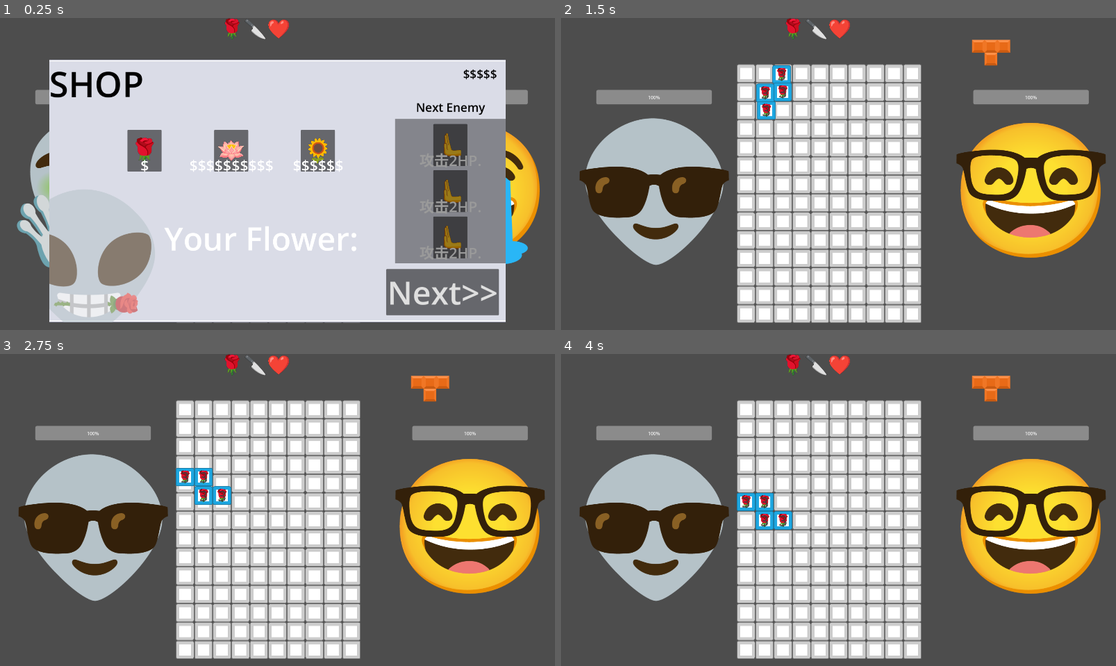
Above: before the commit, frames 1-4 (two rows, left to right).
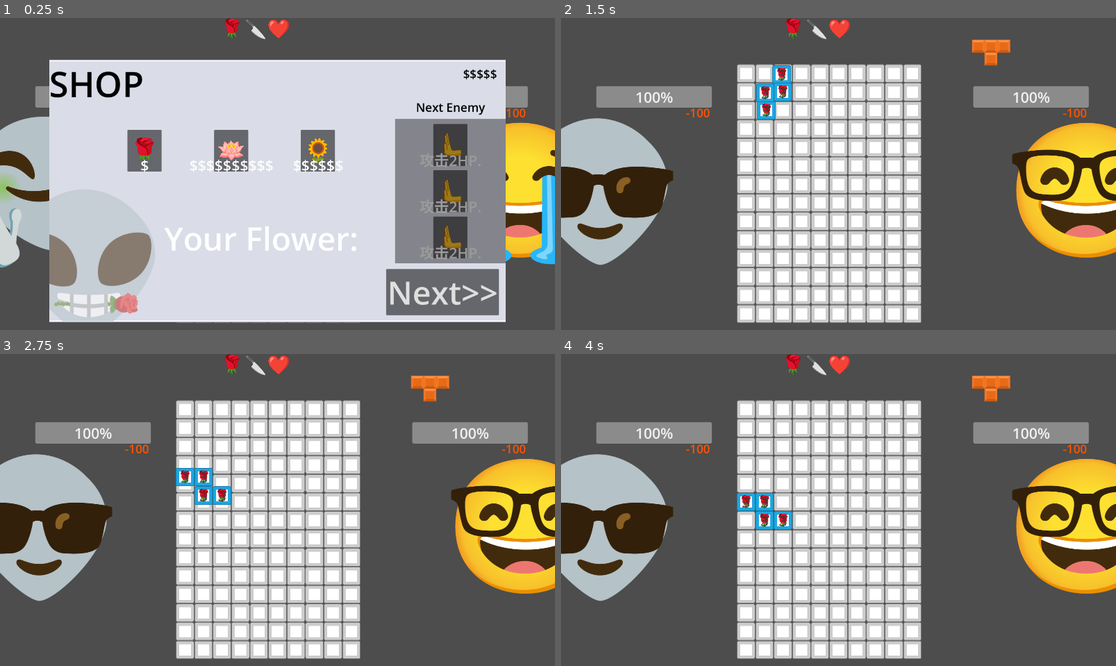
Above: after the commit, the same moments.

Repository: baiyanlali/teris_ross_CIGA_2024
Game: Godot game, scene res://Scenes/teris.tscn
Same seed, same stepped clock (60 frames per second), same inputs: the game is played once before the commit and once after it. This scene is started directly instead of the project's main scene.
Inputs:
- Up to frame 1 (0.25 s): no input
- Up to frame 2 (1.5 s): click "Next>>" at 0.5 s; hold D (move_right) from 1.28 s (still down); tap W (rotate) at 1.35 s
- Up to frame 3 (2.75 s): release D (move_right) at 2.03 s; hold S (move_down) from 2.03 s (still down); tap W (rotate) at 2.1 s
- Up to frame 4 (4 s): release S (move_down) at 2.78 s; hold D (move_right) from 2.78 s (still down); tap W (rotate) at 2.85, 3.6 s

The runs differ from the first frame. In frame 1, 7.2% of the frame differs, in the area x 0-100%, y 21-80%; in frame 2, 19%; in frame 3, 19%; in frame 4, 19%.
Error in both runs: Invalid access to property or key 'emoji' on a base object of type 'Nil'. (res://Scripts/teris_element.gd:186)

Commit message:
增加受击效果

Diff:
--- a/Scenes/emoji_player.tscn
+++ b/Scenes/emoji_player.tscn
@@ -25,10 +25,22 @@
 [node name="ProgressBar" type="ProgressBar" parent="Control"]
 layout_mode = 0
 offset_left = -200.0
-offset_top = 100.0
+offset_top = 87.0
 offset_right = 200.0
-offset_bottom = 150.0
+offset_bottom = 161.0
+theme_override_font_sizes/font_size = 51
 value = 30.1
+
+[node name="HealthChange" type="Label" parent="Control"]
+layout_mode = 0
+offset_left = 49.0
+offset_top = 151.0
+offset_right = 193.0
+offset_bottom = 248.0
+theme_override_colors/font_color = Color(1, 0.32549, 0, 1)
+theme_override_font_sizes/font_size = 41
+text = "-100"
+horizontal_alignment = 2
 
 [node name="Timer" type="Timer" parent="."]
 wait_time = 0.5
--- a/Scenes/teris.tscn
+++ b/Scenes/teris.tscn
@@ -1,7 +1,8 @@
-[gd_scene load_steps=8 format=3 uid="uid://stvrrappn8jf"]
+[gd_scene load_steps=9 format=3 uid="uid://stvrrappn8jf"]
 
 [ext_resource type="Script" path="res://Scripts/teris.gd" id="1_mf6rc"]
 [ext_resource type="PackedScene" uid="uid://wq7365nilp3d" path="res://Scenes/emoji_player.tscn" id="2_3e7lx"]
+[ext_resource type="Texture2D" uid="uid://cxumjt5eorb07" path="res://Assets/emojis/u1f631_u1f47d.png" id="3_fn3ki"]
 [ext_resource type="Texture2D" uid="uid://h08bge2y8s28" path="res://Assets/emojis/u1f604_u1f913.png" id="3_wfeyc"]
 [ext_resource type="Texture2D" uid="uid://cl1wput4sa7ep" path="res://Assets/emojis/u1f604_u1f62e.png" id="4_wxnoh"]
 [ext_resource type="Texture2D" uid="uid://djkb4lcx0kcvg" path="res://Assets/emojis/u1f604_u1f62d.png" id="5_g27y3"]
@@ -28,6 +29,8 @@
 
 [node name="Player1" parent="." instance=ExtResource("2_3e7lx")]
 position = Vector2(322, 600)
+EMOJI_LOWHP = ExtResource("3_fn3ki")
+HitDirection = Vector2(-200, 2.08165e-12)
 
 [node name="Player2" parent="." instance=ExtResource("2_3e7lx")]
 position = Vector2(1626, 600)
@@ -35,6 +38,7 @@
 EMOJI_HIT = ExtResource("4_wxnoh")
 EMOJI_HAPPY = ExtResource("5_g27y3")
 EMOJI_LOWHP = ExtResource("6_0w3oj")
+HitDirection = Vector2(200, 2.08165e-12)
 
 [node name="Control" type="Control" parent="."]
 z_index = 100
--- a/Scripts/emoji_player.gd
+++ b/Scripts/emoji_player.gd
@@ -5,10 +5,22 @@
 @export var EMOJI_HIT: Texture
 @export var EMOJI_HAPPY: Texture
 @export var EMOJI_LOWHP: Texture
+@export var HitDirection: Vector2
+
+@onready var health_change: Label = $Control/HealthChange
 
 @export var MAXHP: int = 100
 @onready var HP: int = MAXHP:
 	set(val):
+		if health_change.text != "":
+			health_change.text = str(health_change.text.to_int() + (val - HP))
+		else:
+			health_change.text = str(val - HP)
+
+		get_tree().create_timer(5).timeout.connect(func(): health_change.text = "")
+
+		var tn := create_tween().tween_property(sprite, "position", sprite.position + HitDirection, 0.5)
+		tn.set_trans(Tween.TRANS_CUBIC).set_ease(Tween.EASE_OUT)
 		if val < HP:
 			sprite.texture = EMOJI_HIT
 		else:
@@ -20,11 +32,12 @@
 		if HP < 0:
 			pass
 
-
 @onready var sprite: Sprite2D = $Sprite
 
 @onready var progress_bar: ProgressBar = $Control/ProgressBar
 @onready var timer: Timer = $Timer
+
+
 
 # Called when the node enters the scene tree for the first time.
 func _ready() -> void:
@@ -38,3 +51,6 @@
 		sprite.texture = EMOJI_LOWHP
 	else:
 		sprite.texture = EMOJI_NORMAL
+
+	var tn := create_tween().tween_property(sprite, "position", sprite.position - HitDirection, 0.2)
+	tn.set_trans(Tween.TRANS_CUBIC).set_ease(Tween.EASE_IN)
--- a/Scripts/teris.gd
+++ b/Scripts/teris.gd
@@ -123,8 +123,6 @@
 			var go = TERIS_PREVIEW.instantiate()
 			preview_teris.add_child(go)
 			go.position = Vector2(i * 88 * 0.5, j * 88 * 0.5)
-			pass
-	pass
 
 func _process(delta: float) -> void:
 	if Input.is_action_just_pressed("move_left"):
--- a/absolute.gd
+++ b/absolute.gd
@@ -119,10 +119,10 @@
 		tween.parallel().tween_property(go, "global_position:y", target.global_position.y, 1).set_ease(Tween.EASE_IN).set_trans(TRANS_TYPES_FOR_HIT.pick_random())
 		tween.parallel().tween_property(go, "skew", 720, 1).set_ease(Tween.EASE_IN).set_trans(TRANS_TYPES_FOR_HIT.pick_random())
 
-		await get_tree().create_timer(0.5).timeout
+		#await get_tree().create_timer(0.5).timeout
+		await tween.finished
 		if on_hit_anim_end and on_hit_anim_end.is_valid():
 			on_hit_anim_end.call()
-		await tween.finished
 
 		go.queue_free()
 
